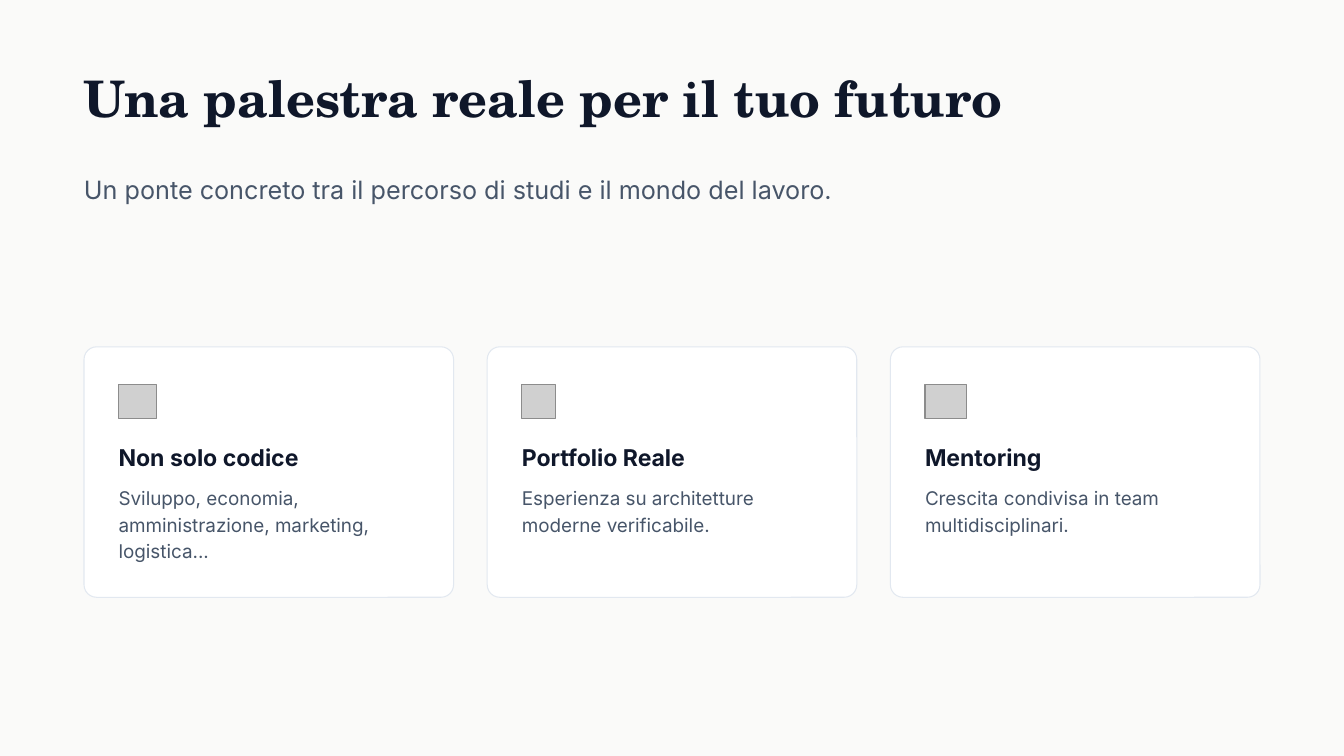
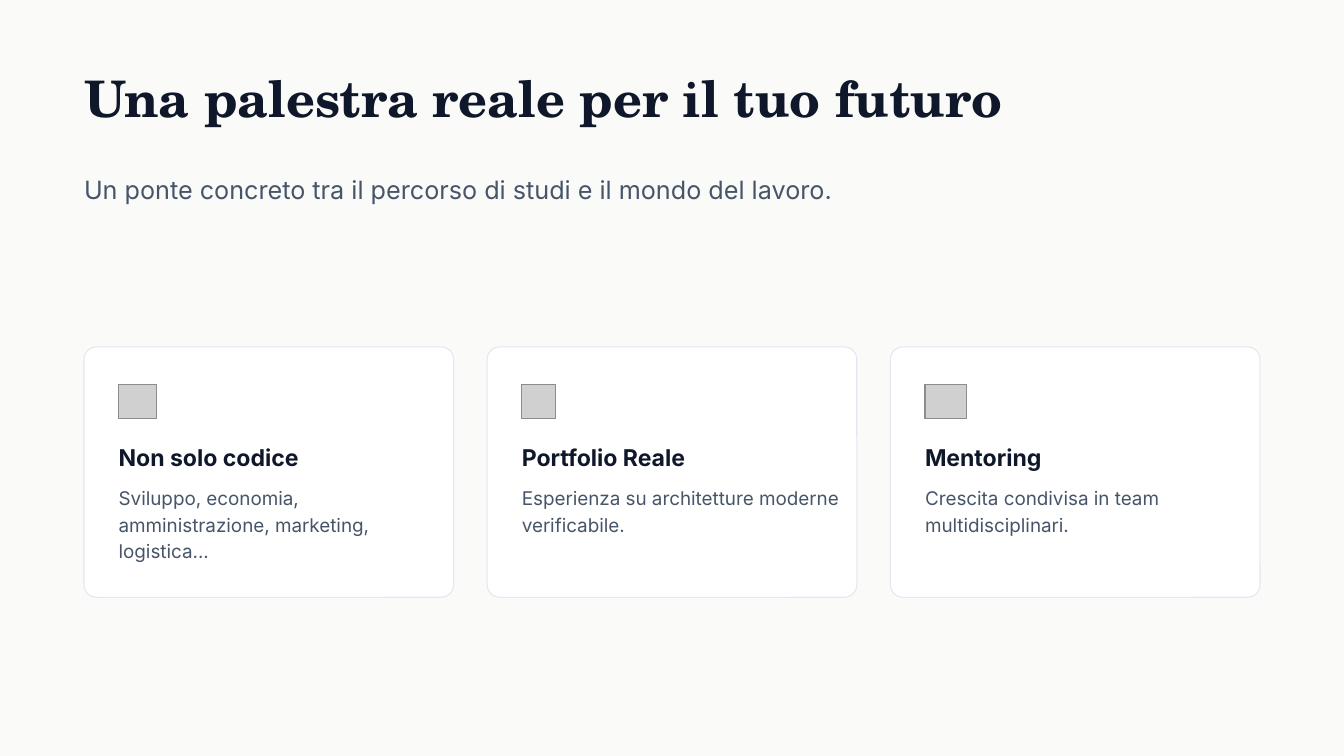
Before and after one commit to FatturaFacile/assets, a slide deck: slide 7 of docs/FatturaFacile - Il progetto e come contribuire/FatturaFacile - Il progetto e come contribuire.pptx. Drawn at 1344x756 pixels with LibreOffice and Linux fonts; fonts in the diff are those of the drawing; grey boxes stand for pictures. Boxes give left, top, right and bottom in pixels: in the first picture for what was removed or moved away, otherwise in the second. Text is boxed around its words. In the diff, an @@ line names an element or a change of style, - is before the commit and + after.

```diff
--- a/docs/FatturaFacile - Il progetto e come contribuire/FatturaFacile - Il progetto e come contribuire.pptx
+++ b/docs/FatturaFacile - Il progetto e come contribuire/FatturaFacile - Il progetto e come contribuire.pptx
@@ text "Esperienza su architetture moderne verificabile." rewrapped from <box>522,491,754,532</box> to <box>522,491,839,532</box> @@
```
Also in this commit, not shown: 17 other slides changed, 5 other files.
